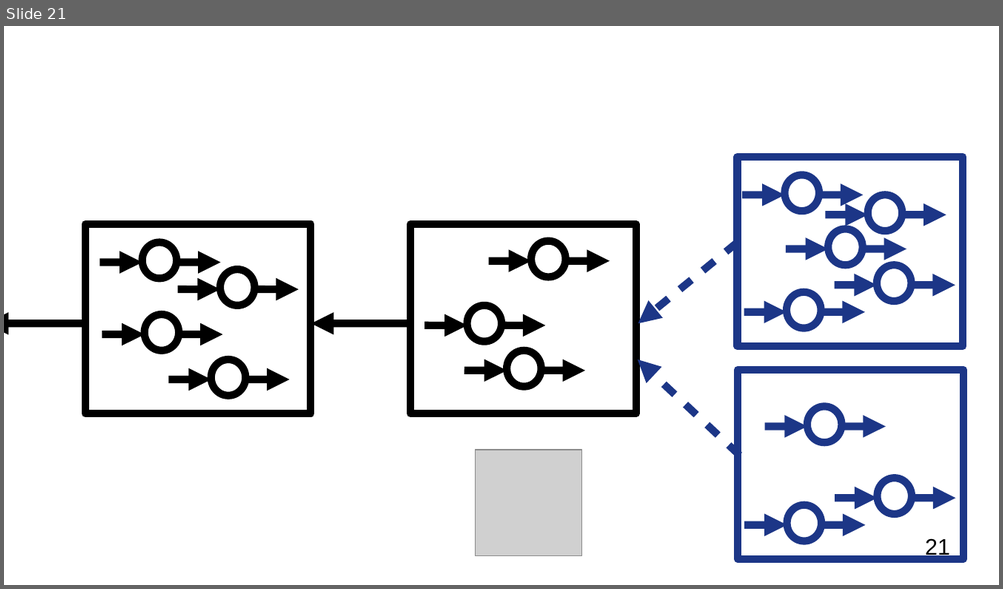
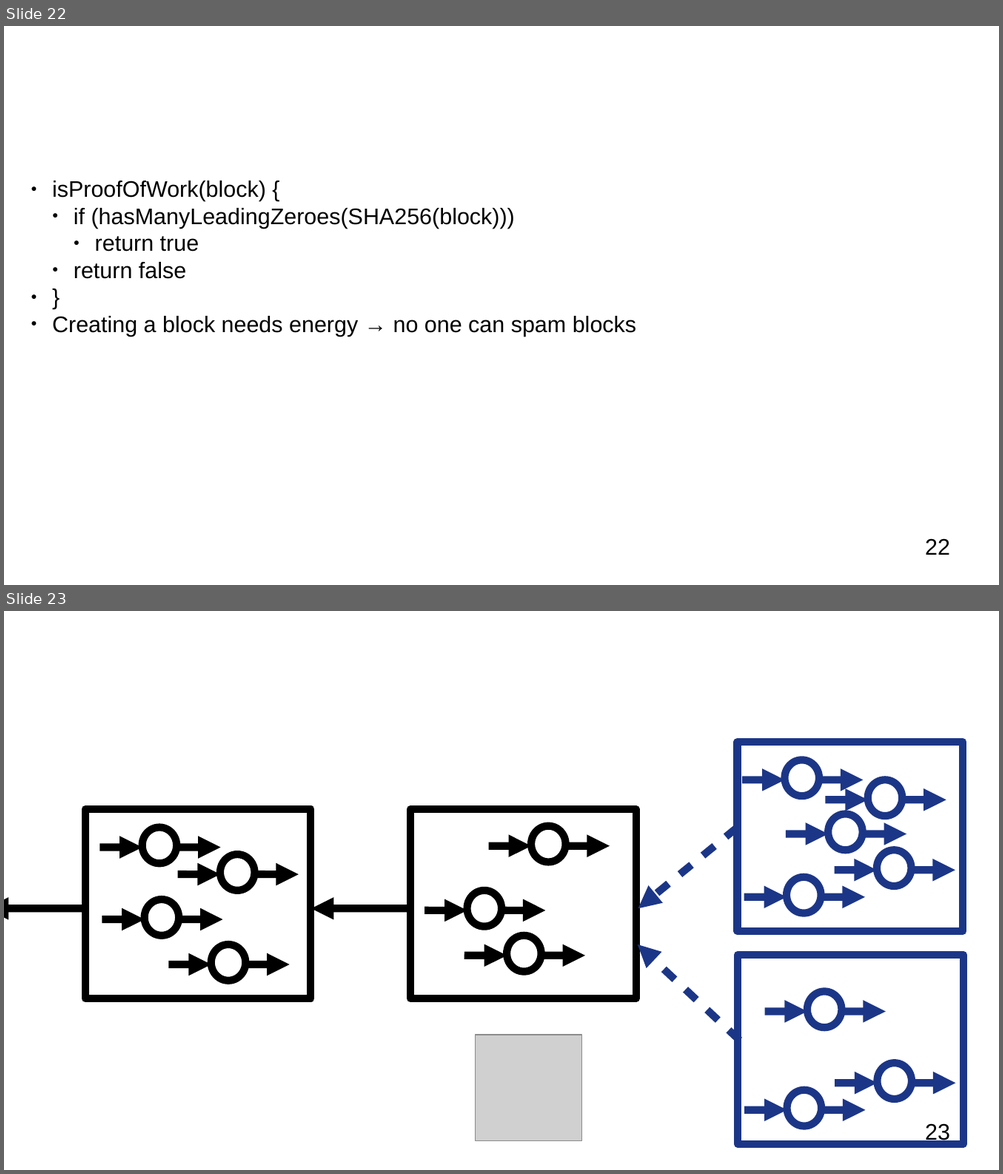
Before and after one commit to OrfeasLitos/blockchain_slides, a slide deck: presentation.odp. Shown one above the other, each under a label of ours: slide 21 before the commit, slides 22 and 23 after it. The pictures are 1003x589 and 1003x1174 pixels, drawn with LibreOffice and Linux fonts; fonts in the diff are those of the drawing; grey boxes stand for pictures; background and template pictures are left out. Boxes give left, top, right and bottom in pixels: in the first picture for what was removed or moved away, otherwise in the second. Text is boxed around its words. In the diff, an @@ line names an element or a change of style, - is before the commit and + after.

```diff
--- a/presentation.odp
+++ b/presentation.odp
@@ slide 22 added at box(4, 26, 999, 585), background #FFFFFF; not listed: 1 template element that a slide beside it also shows @@
@@ title added at box(54, 47, 747, 140), 35.7 pt, text #FFFFFF @@
+Proof of work
@@ text added at box(52, 181, 636, 337), 18 pt, text #000000 @@
+● isProofOfWork(block) {
+  ● if (hasManyLeadingZeroes(SHA256(block)))
+    ● return true
+  ● return false
+● }
+● Creating a block needs energy → no one can spam blocks
@@ what was slide 21 is now slide 23 @@
@@ page number at box(925, 1124, 950, 1145): text changed @@
-21
+23
```
Also in this commit, not shown: 1 slide changed, 1 other slide added.
